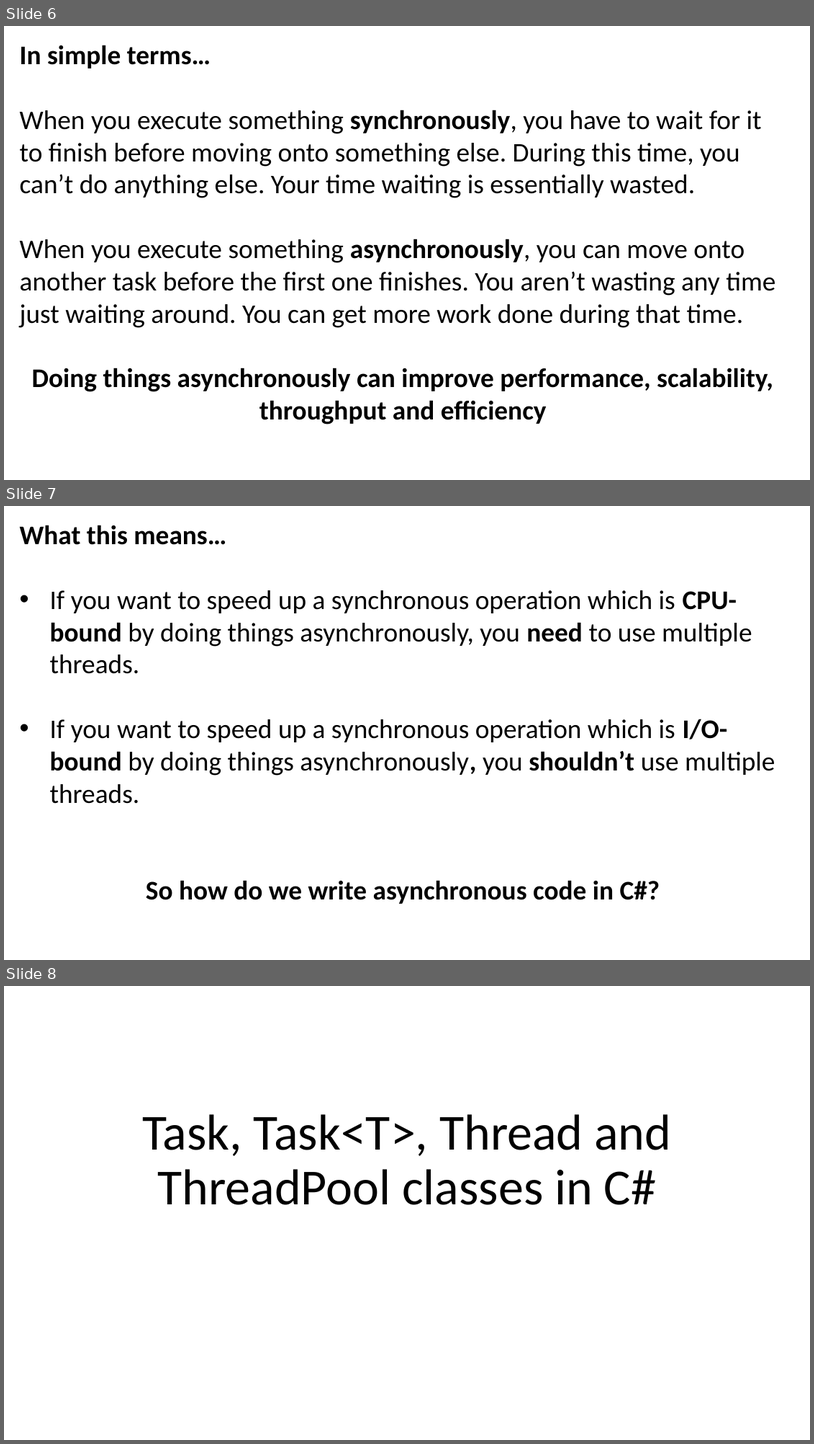
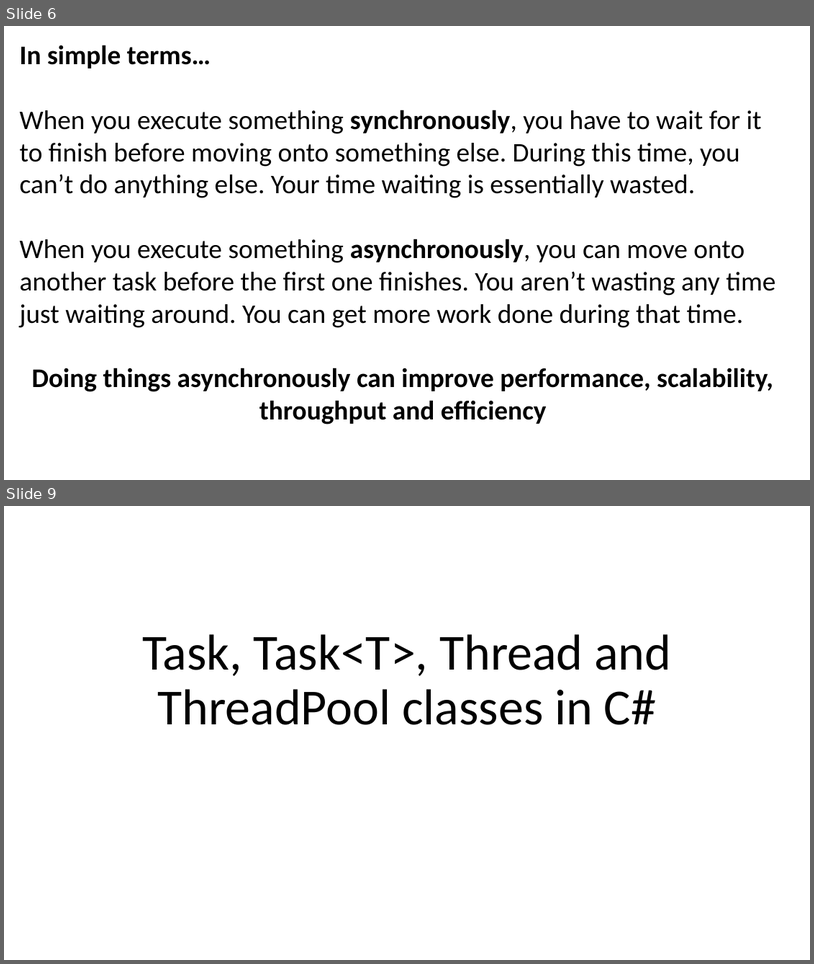
Before and after one commit to JoshKain/AsyncAwaitQuiz, a slide deck: Async and await presentation.pptx. Shown one above the other, each under a label of ours: slides 6, 7 and 8 before the commit, slides 6 and 9 after it; the slides between them are not shown. The pictures are 814x1444 and 814x964 pixels, drawn with LibreOffice and Linux fonts; fonts in the diff are those of the drawing. Boxes give left, top, right and bottom in pixels: in the first picture for what was removed or moved away, otherwise in the second. Text is boxed around its words. In the diff, an @@ line names an element or a change of style, - is before the commit and + after.

```diff
--- a/Async and await presentation.pptx
+++ b/Async and await presentation.pptx
@@ slide 7 removed at [4,506,810,960], background #FFFFFF @@
@@ text removed at [20,525,775,903] @@
-What this means…
-• If you want to speed up a synchronous operation which is CPU-bound by doing things asynchronously, you need to use multiple threads.
-• If you want to speed up a synchronous operation which is I/O-bound by doing things asynchronously, you shouldn’t use multiple threads.
-So how do we write asynchronous code in C#?
@@ what was slide 8 is now slide 9 @@
```
Also in this commit, not shown: 1 slide changed, 2 slides added, 1 other file.
